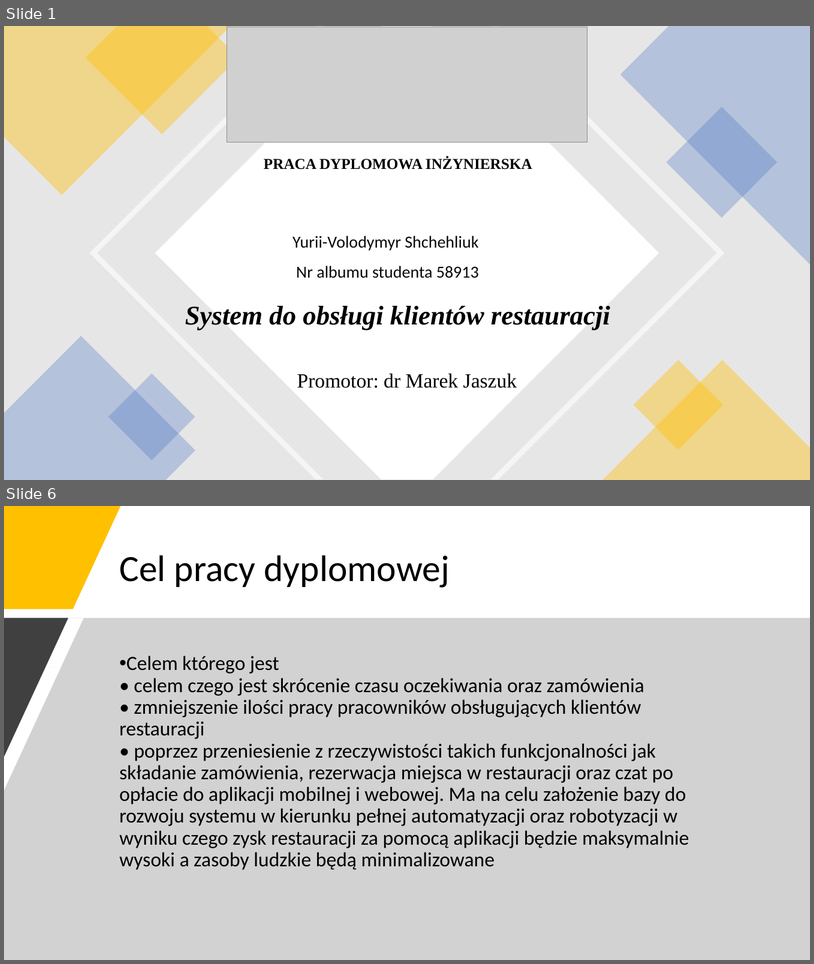
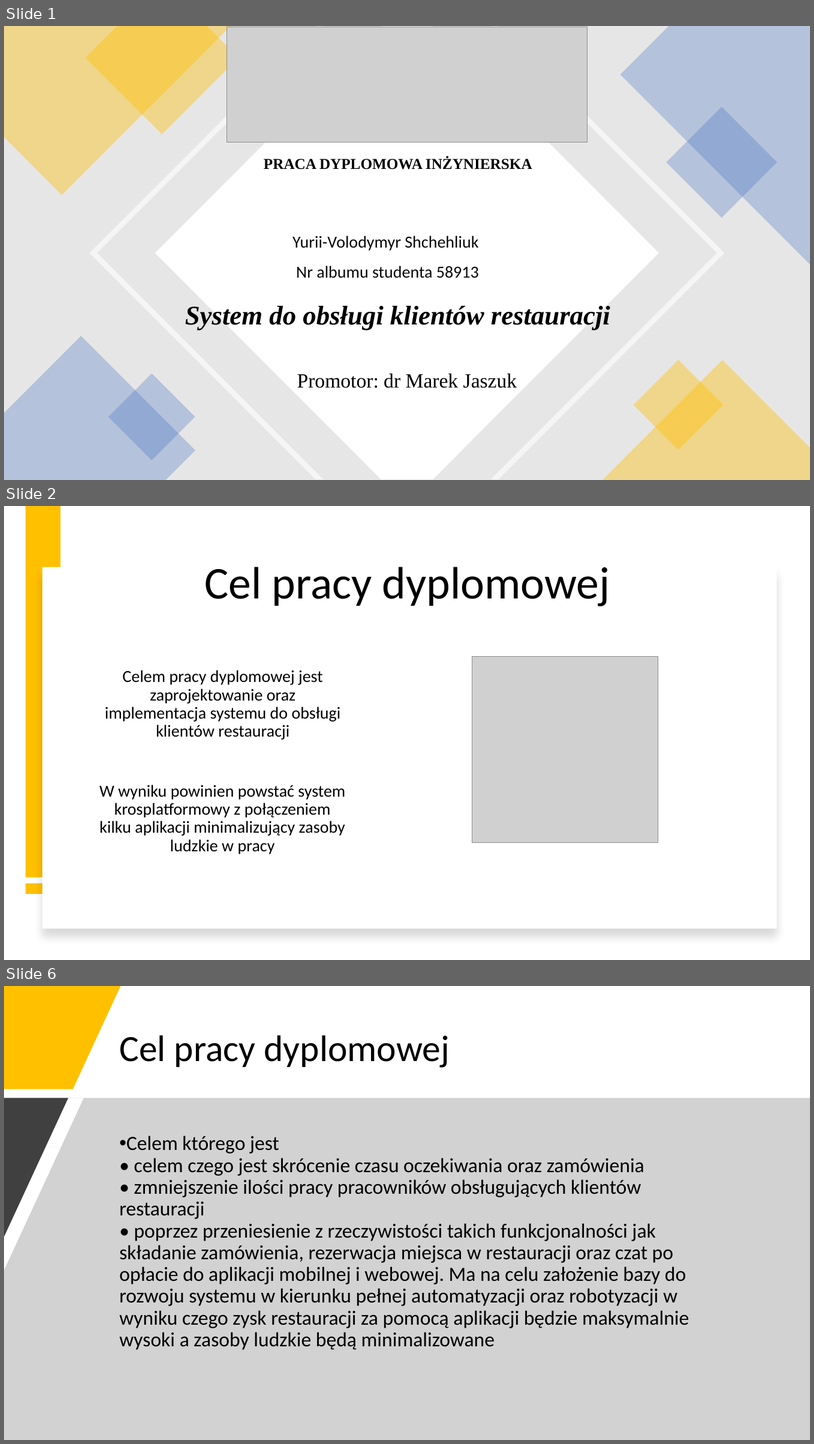
Before and after one commit to yurii-shchehliuk/ECommerce-Restaurant, a slide deck: PRACA DYPLOMOWA INŻYNIERSKA.pptx. Shown one above the other, each under a label of ours: slides 1 and 6 before the commit, slides 1, 2 and 6 after it; the slides between them are not shown. The pictures are 814x964 and 814x1444 pixels, drawn with LibreOffice and Linux fonts; fonts in the diff are those of the drawing; grey boxes stand for pictures. Boxes give left, top, right and bottom in pixels: in the first picture for what was removed or moved away, otherwise in the second. Text is boxed around its words. In the diff, an @@ line names an element or a change of style, - is before the commit and + after.

```diff
--- a/PRACA DYPLOMOWA INŻYNIERSKA.pptx
+++ b/PRACA DYPLOMOWA INŻYNIERSKA.pptx
@@ slide 2 added at (4, 506, 810, 960), background #FFFFFF @@
@@ rectangle added at (26, 507, 60, 877), fill #FFC000 @@
@@ rectangle added at (42, 567, 777, 928), fill #FFFFFF @@
@@ title added at (205, 567, 611, 606), 54 pt, text #000000 @@
+Cel pracy dyplomowej
@@ picture added at (472, 657, 659, 843) @@
@@ text added at (105, 670, 341, 739), 20 pt, text #000000 @@
+Celem pracy dyplomowej jest zaprojektowanie oraz implementacja systemu do obsługi klientów restauracji
@@ text added at (99, 784, 345, 854), 20 pt, text #000000 @@
+W wyniku powinien powstać system krosplatformowy z połączeniem kilku aplikacji minimalizujący zasoby ludzkie w pracy
@@ rectangle added at (26, 883, 61, 893), fill #FFC000 @@
```
Also in this commit, not shown: 1 slide changed, 7 other slides added, 5 slides removed, 3 other files.
